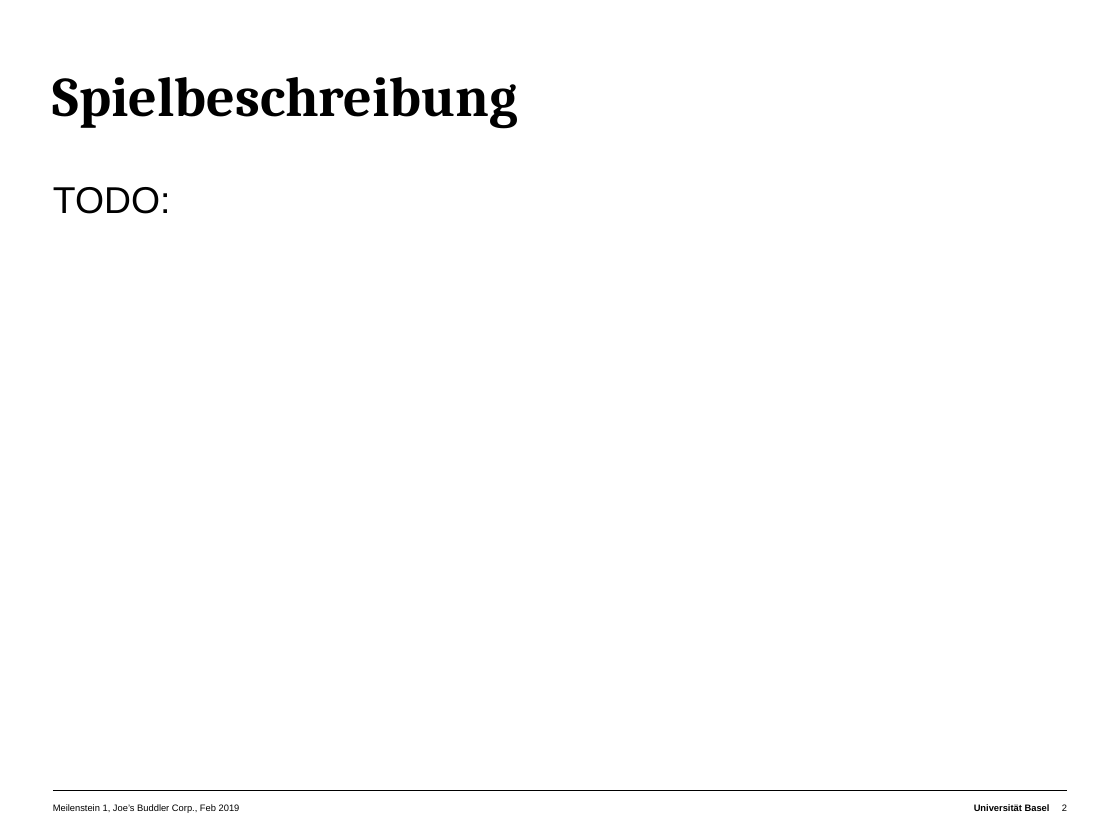
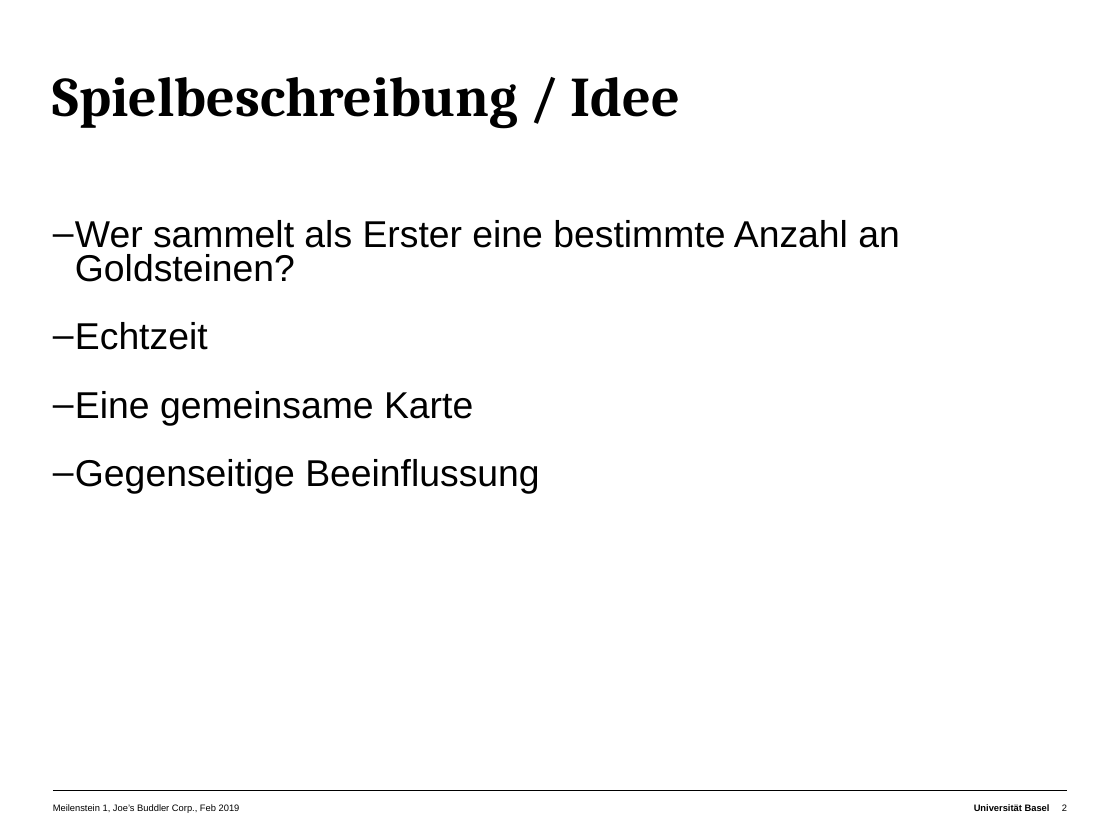
Before and after one commit to matnad/buddler-joe, a slide deck: slide 2 of Presentations/Milestone 1/Präsentation_Buddler_Joe.pptx. Drawn at 1120x840 pixels with LibreOffice and Linux fonts; fonts in the diff are those of the drawing. Boxes give left, top, right and bottom in pixels: in the first picture for what was removed or moved away, otherwise in the second. Text is boxed around its words. In the diff, an @@ line names an element or a change of style, - is before the commit and + after.

```diff
--- a/Presentations/Milestone 1/Präsentation_Buddler_Joe.pptx
+++ b/Presentations/Milestone 1/Präsentation_Buddler_Joe.pptx
@@ title at [53,77,680,128]: text changed @@
-Spielbeschreibung
+Spielbeschreibung / Idee
@@ text at [75,220,900,494]: text changed @@
-TODO:
+  – Wer sammelt als Erster eine bestimmte Anzahl an Goldsteinen?
+  – Echtzeit
+  – Eine gemeinsame Karte
+  – Gegenseitige Beeinflussung
```
Also in this commit, not shown: 2 other slides changed, 11 slides added.
